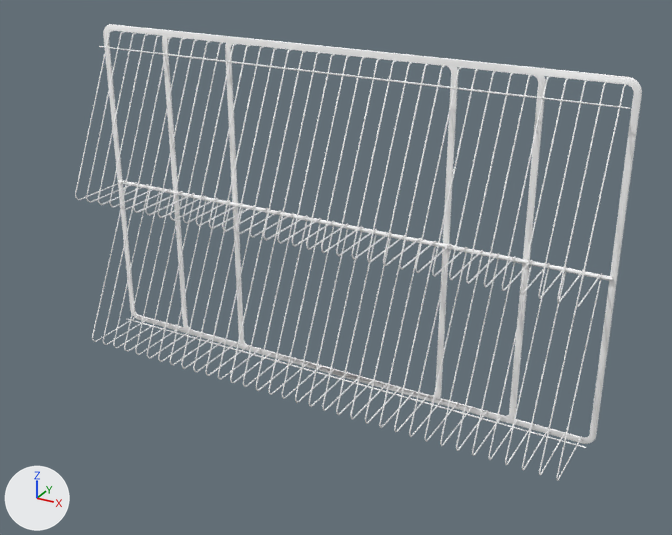
A saved change to the glTF model www/resources/data/225/mod/obyv_1.glb.
Camera for both pictures: a camera (50 mm lens) standing at (67.2, -115.3, 80.9) and looking at (5.2, -2.6, 24.5). The axes (+X, +Y, +Z) are drawn at lower left. The lights are the same throughout. Where no turn or scale is listed for an object, it has been applied to the vertices. Vertices at the same position are counted once.

Names of what the first picture shows: 'mod_100_58', 'mod_50_58', 'mod_70_58'.
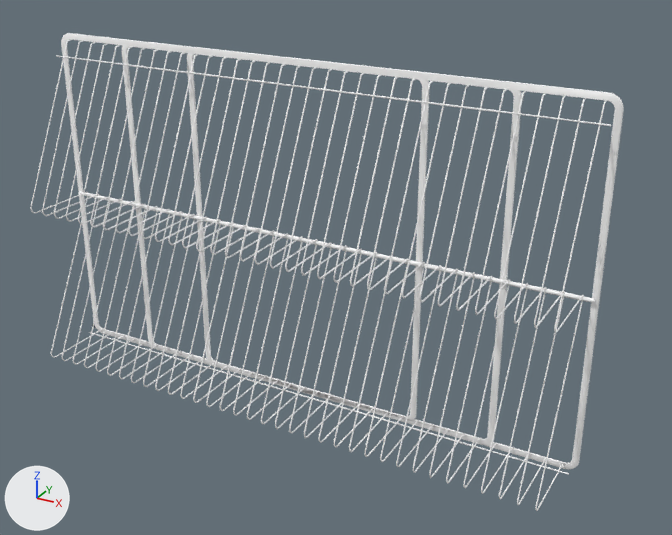
Location of each change, [x1, y1, x2, y2] in pixels of the pictures (672 x 535 px; the box of a moved part takes in the faces that stretch with it):
'mod_100_58', mesh rescaled, moved
    before: [75, 24, 642, 481]
    after: [30, 33, 624, 511]
'mod_50_58', mesh rescaled, moved
    before: [196, 37, 458, 432]
    after: [155, 47, 430, 457]
'mod_75_58', added
    after: [90, 45, 522, 483]
'mod_70_58', deleted
    before: [133, 36, 546, 456]
part 1 of me_mod_50_58, moved or reshaped
    before: [196, 45, 458, 432]
    after: [155, 56, 430, 457]
part 2 of me_mod_100_58, moved or reshaped
    before: [75, 32, 642, 481]
    after: [30, 41, 624, 511]

What changed in the scene script:
```text
Add mat_m_marker:
    mat_m_marker = principled_material('m_marker')
    mat_m_marker.base_color = (0.0286, 0.0286, 0.0286)  # black #2f2f2f
    mat_m_marker.roughness = 0.9
Change me_mod_50_58:
    where me_mod_50_58.from_pydata(...)  # 2887 vertices, 5969 faces; spans x -19.6..19.6, y -6.5..6.5, z 0.0..55.5
    used by ob_mod_50_58; location = (0.0, 0.0, 0.0)
    me_mod_50_58 part 1: the whole mesh is scaled about its middle by (1, 1, 0.97), then moved by (0.0, 0.0, 0.8)
Change me_mod_100_58:
    where me_mod_100_58.from_pydata(...)  # 6749 vertices, 14041 faces; spans x -44.6..44.6, y -6.5..6.5, z 0.0..55.5
    used by ob_mod_100_58; location = (0.0, 0.0, 0.0)
    me_mod_100_58 part 2: the whole mesh is scaled about its middle by (1, 1, 0.97), then moved by (0.0, 0.0, 0.8)
Add me_mod_75_58:
    me_mod_75_58.from_pydata(...)  # 4725 vertices, 9646 faces; spans x -32.1..32.1, y -6.5..6.5, z 1.6..55.4
    me_mod_75_58.materials.append(mat_m_base0)  # white #ffffff
Add me_marker:
    me_marker.from_pydata([(-0.5, -0.021, 0.232), (-0.5, -0.021, -0.233), (0.5, -0.021, -0.233), (0.5, -0.021, 0.232), (-0.5, 0.021, 0.233), (0.5, 0.021, 0.233), (0.5, 0.021, -0.232), (-0.5, 0.021, -0.232)], [], [(0, 1, 2), (2, 3, 0), (4, 5, 6), (6, 7, 4), (0, 3, 5), (5, 4, 0), (3, 2, 6), (6, 5, 3), (2, 1, 7), (7, 6, 2), (1, 0, 4), (4, 7, 1)])
    me_marker.materials.append(mat_m_marker)  # black #2f2f2f
Change ob_mod_50_58:
    ob_mod_50_58.location: (0.0, 0.0, 0.0) -> (0.0, -9.9, 0.0)
Remove ob_mod_70_58:
    ob_mod_70_58 = bpy.data.objects.new('mod_70_58', me_mod_70_58)
    ob_mod_70_58.location = (0.0, 0.0, 0.0)
Change ob_mod_100_58:
    ob_mod_100_58.location: (0.0, 0.0, 0.0) -> (0.0, -9.9, 0.0)
Add ob_mod_75_58:
    ob_mod_75_58 = bpy.data.objects.new('mod_75_58', me_mod_75_58)
    ob_mod_75_58.location = (0.0, -9.9, 0.0)
Add ob_marker:
    ob_marker = bpy.data.objects.new('marker_', me_marker)
    ob_marker.location = (-48.2, 0.0, 0.2)
```
